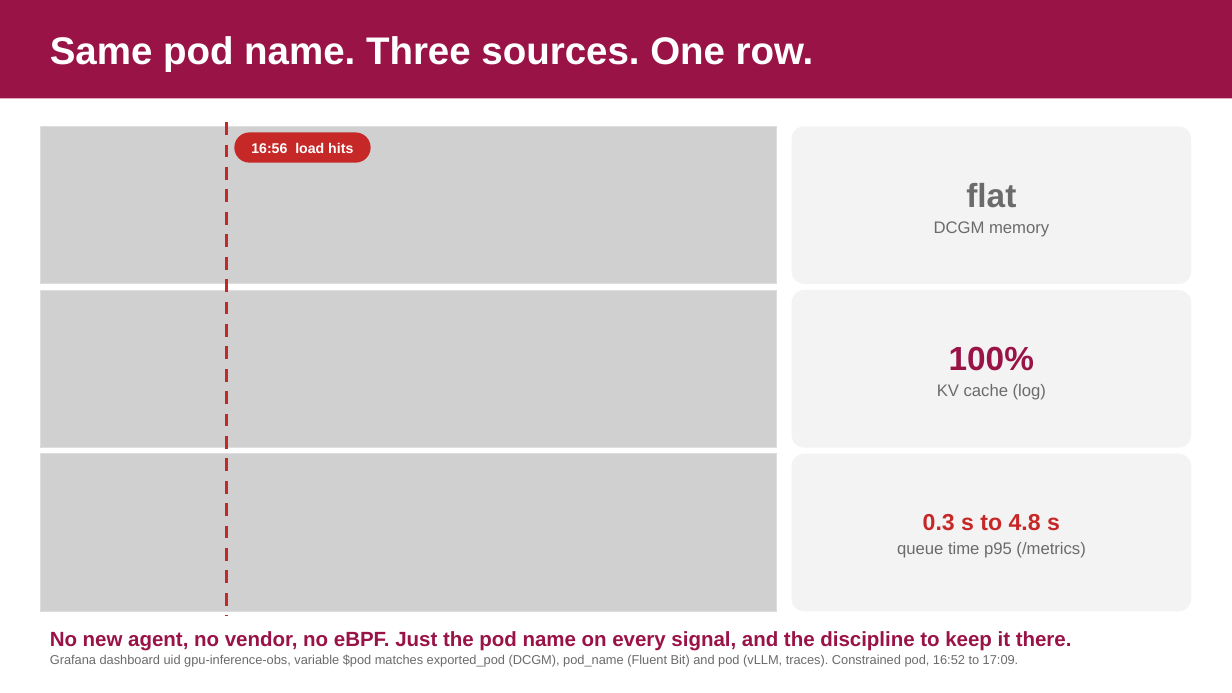
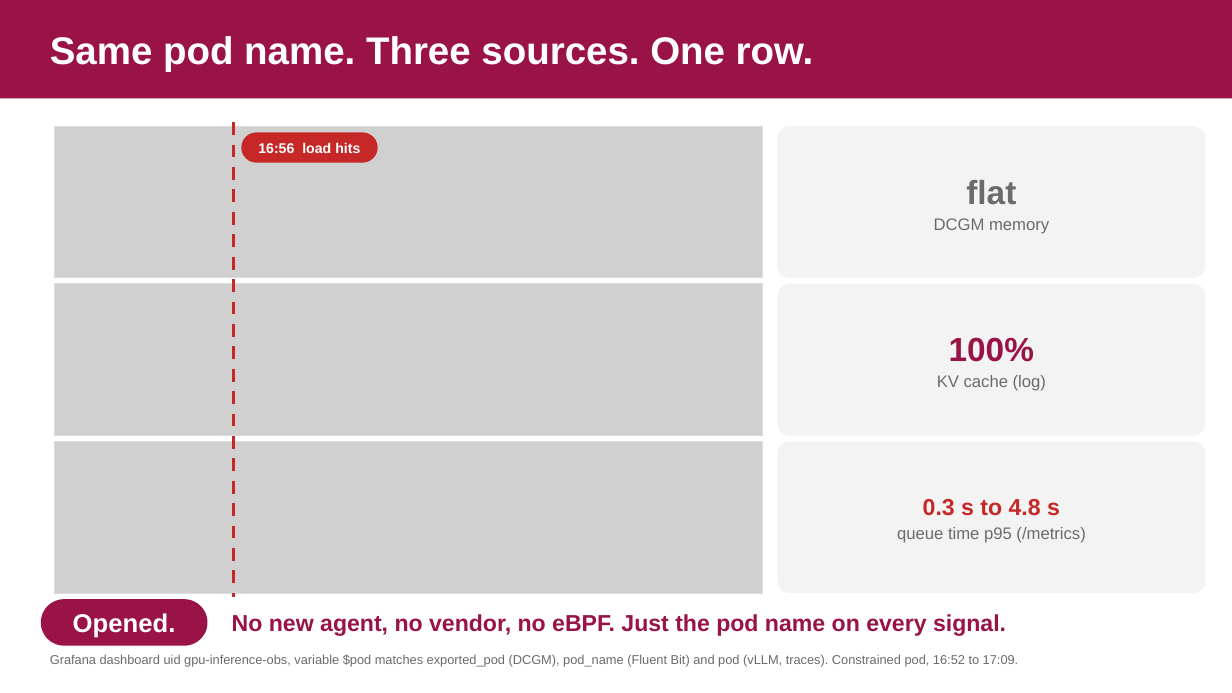
Before and after one commit to danilosilvase/gpu-observability-kubecon-na-2026, a slide deck: slide 17 of deck/kubecon-na-2026-v4.pptx. Drawn at 1232x693 pixels with LibreOffice and Linux fonts; fonts in the diff are those of the drawing; grey boxes stand for pictures; background and template pictures are left out. Boxes give left, top, right and bottom in pixels: in the first picture for what was removed or moved away, otherwise in the second. Text is boxed around its words. In the diff, an @@ line names an element or a change of style, - is before the commit and + after.

```diff
--- a/deck/kubecon-na-2026-v4.pptx
+++ b/deck/kubecon-na-2026-v4.pptx
@@ picture: place and size @@
-picture at [41,127,776,285]
+picture at [55,127,762,278]
@@ rectangle: place and size @@
-rectangle at [41,127,776,285]
+rectangle at [55,127,762,278]
@@ line moved from (226, 122) - (226, 616) to (233, 122) - (233, 597) @@
@@ rounded rectangle "16:56 load hits": place and size @@
-rounded rectangle "16:56 load hits" at [235,132,372,163]
+rounded rectangle "16:56 load hits" at [241,132,378,163]
@@ rounded rectangle: place and size @@
-rounded rectangle at [792,127,1191,285]
+rounded rectangle at [777,127,1205,278]
@@ picture: place and size @@
-picture at [41,290,776,448]
+picture at [55,284,762,435]
@@ rectangle: place and size @@
-rectangle at [41,290,776,448]
+rectangle at [55,284,762,435]
@@ text "100%": place and size @@
-text "100%" at [937,346,1046,400]
+text "100%" at [937,337,1046,391]
@@ rounded rectangle: place and size @@
-rounded rectangle at [792,290,1191,448]
+rounded rectangle at [777,284,1205,435]
@@ picture: place and size @@
-picture at [41,454,776,612]
+picture at [55,442,762,593]
@@ rectangle: place and size @@
-rectangle at [41,454,776,612]
+rectangle at [55,442,762,593]
@@ text "0.3 s to 4.8 s": place and size @@
-text "0.3 s to 4.8 s" at [897,514,1085,558]
+text "0.3 s to 4.8 s" at [897,499,1085,543]
@@ rounded rectangle: place and size @@
-rounded rectangle at [792,454,1191,612]
+rounded rectangle at [777,442,1205,593]
@@ rounded rectangle added at [41,600,207,646], fill #991346, 20 pt, text #FFFFFF, bold @@
+Opened.
@@ text at [232,614,1006,636]: text changed; size 16 to 18 pt @@
-No new agent, no vendor, no eBPF. Just the pod name on every signal, and the discipline to keep it there.
+No new agent, no vendor, no eBPF. Just the pod name on every signal.
```
Also in this commit, not shown: 13 other slides changed, 3 other files.
